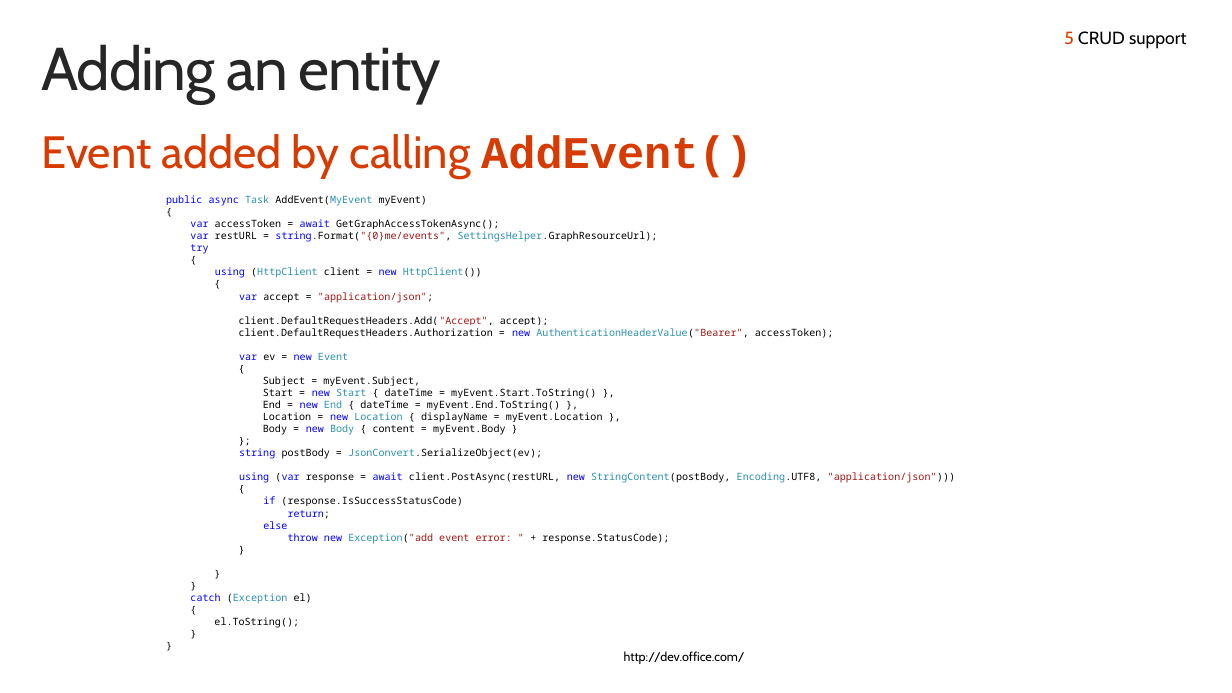
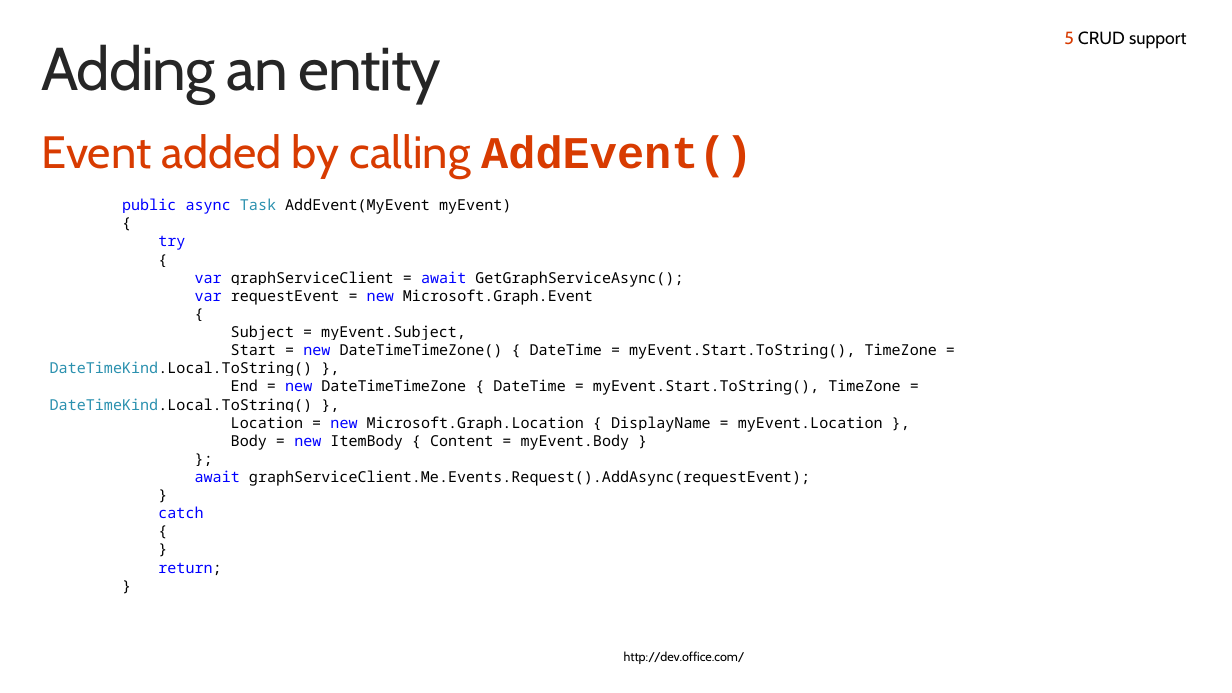
Before and after one commit to fabbbiob/TrainingContent, a slide deck: slide 11 of O3653/O3653-13 Deep Dive into Office 365 APIs for Calendar/O3653-13 Deep Dive into Office 365 APIs for Calendar.pptx. Drawn at 1232x693 pixels with LibreOffice and Linux fonts; fonts in the diff are those of the drawing; background and template pictures are left out. Boxes give left, top, right and bottom in pixels: in the first picture for what was removed or moved away, otherwise in the second. Text is boxed around its words. In the diff, an @@ line names an element or a change of style, - is before the commit and + after.

```diff
--- a/O3653/O3653-13 Deep Dive into Office 365 APIs for Calendar/O3653-13 Deep Dive into Office 365 APIs for Calendar.pptx
+++ b/O3653/O3653-13 Deep Dive into Office 365 APIs for Calendar/O3653-13 Deep Dive into Office 365 APIs for Calendar.pptx
@@ text "public async Task AddEvent(MyEvent myEvent)": place and size @@
-text "public async Task AddEvent(MyEvent myEvent)" at bbox=[166, 195, 955, 628]
+text "public async Task AddEvent(MyEvent myEvent)" at bbox=[50, 198, 937, 575]
@@ text at bbox=[122, 198, 511, 575]: size 8 to 12 pt in "public async Task AddEvent(MyEvent myEvent)", "{", "try", "{" and 6 more places; text colour #2B91AF to #000000 in "AddEvent(MyEvent" @@
@@ text at bbox=[190, 219, 658, 242]: paragraphs removed @@
-var accessToken = await GetGraphAccessTokenAsync();
-var restURL = string.Format("{0}me/events", SettingsHelper.GraphResourceUrl);
@@ text at bbox=[195, 271, 683, 305]: text changed; size 8 to 12 pt @@
-using (HttpClient client = new HttpClient())
-{
-var accept = "application/json";
-client.DefaultRequestHeaders.Add("Accept", accept);
-client.DefaultRequestHeaders.Authorization = new AuthenticationHeaderValue("Bearer", accessToken);
-var ev = new Event
+var graphServiceClient = await GetGraphServiceAsync();
+var requestEvent = new Microsoft.Graph.Event
@@ text at bbox=[50, 343, 937, 450]: text changed; size 8 to 12 pt @@
-Start = new Start { dateTime = myEvent.Start.ToString() },
-End = new End { dateTime = myEvent.End.ToString() },
-Location = new Location { displayName = myEvent.Location },
-Body = new Body { content = myEvent.Body }
+Start = new DateTimeTimeZone() { DateTime = myEvent.Start.ToString(), TimeZone = DateTimeKind.Local.ToString() },
+End = new DateTimeTimeZone { DateTime = myEvent.Start.ToString(), TimeZone = DateTimeKind.Local.ToString() },
+Location = new Microsoft.Graph.Location { DisplayName = myEvent.Location },
+Body = new ItemBody { Content = myEvent.Body }
@@ text at bbox=[158, 470, 810, 518]: text changed; size 8 to 12 pt @@
-string postBody = JsonConvert.SerializeObject(ev);
-using (var response = await client.PostAsync(restURL, new StringContent(postBody, Encoding.UTF8, "application/json")))
+await graphServiceClient.Me.Events.Request().AddAsync(requestEvent);
+}
+catch
@@ text at bbox=[263, 496, 463, 506]: text changed; size 8 to 12 pt @@
-if (response.IsSuccessStatusCode)
+}
@@ text at bbox=[263, 521, 669, 544]: paragraphs removed @@
-else
-throw new Exception("add event error: " + response.StatusCode);
@@ text at bbox=[190, 593, 312, 628]: paragraphs removed @@
-}
-}
-catch (Exception el)
-{
-el.ToString();
-}
-}
```
Also in this commit, not shown: 3 other slides changed, 23 other files.
